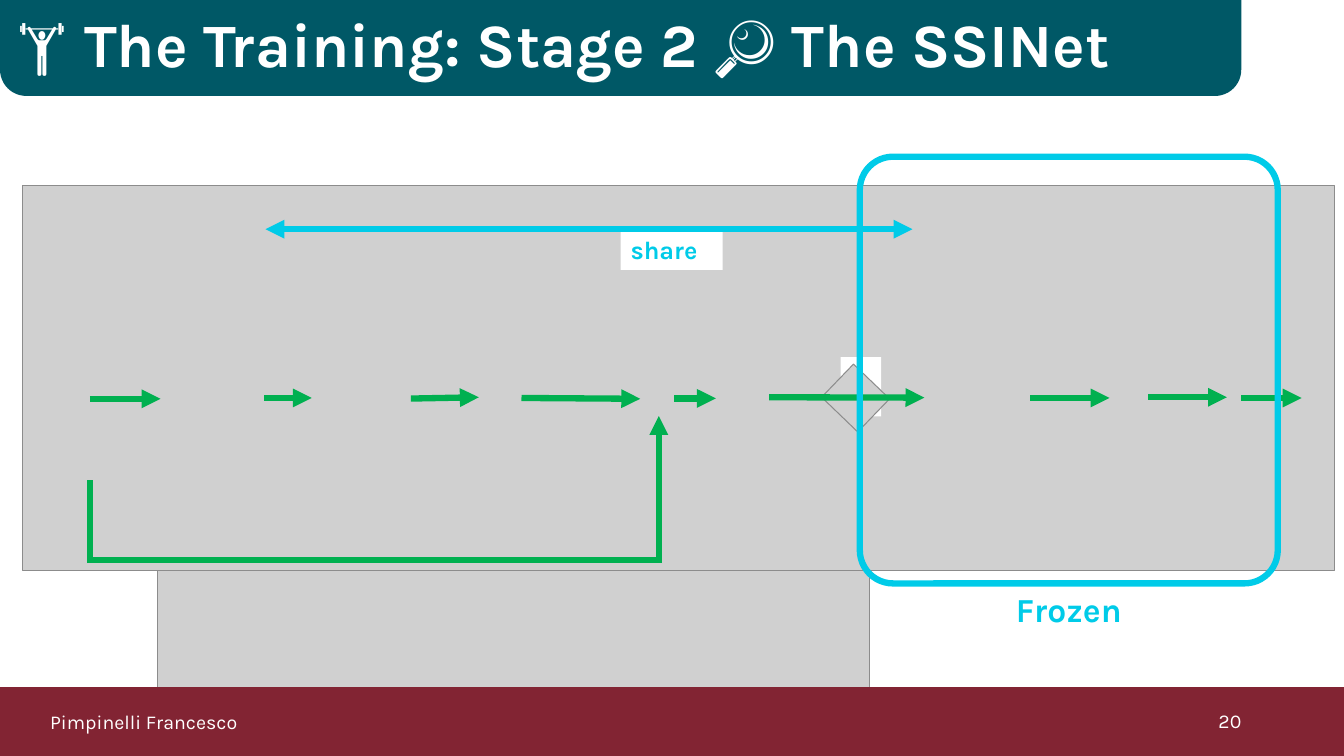
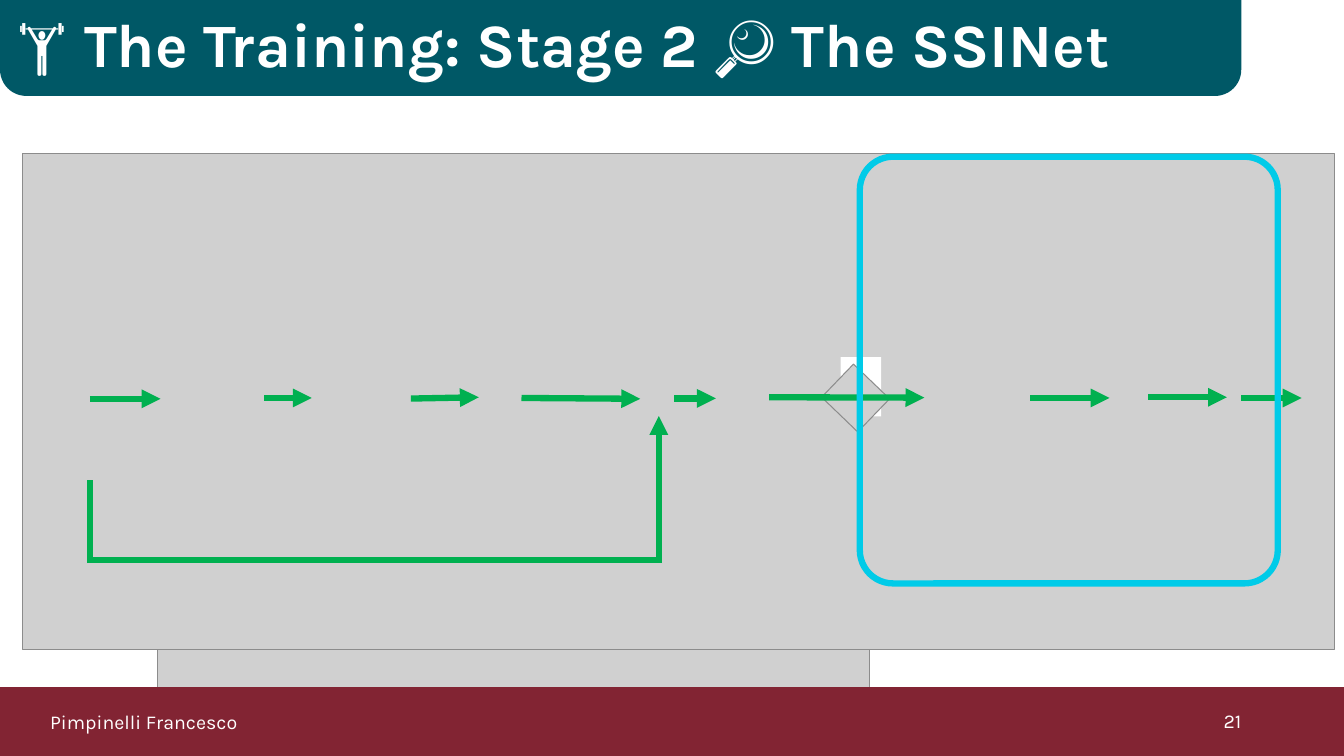
Before and after one commit to Pimpi7/Molecular-SSINet, a slide deck: slide 21 of Presentation.pptx (slide 20 before the commit). Drawn at 1344x756 pixels with LibreOffice and Linux fonts; fonts in the diff are those of the drawing; grey boxes stand for pictures; background and template pictures are left out. Boxes give left, top, right and bottom in pixels: in the first picture for what was removed or moved away, otherwise in the second. Text is boxed around its words. In the diff, an @@ line names an element or a change of style, - is before the commit and + after.

```diff
--- a/Presentation.pptx
+++ b/Presentation.pptx
@@ picture: place and size @@
-picture at (22,186,1335,571)
+picture at (22,154,1334,650)
@@ double arrow removed from (265, 229) to (912, 229) @@
@@ rectangle removed at (621,229,723,269) @@
-share
@@ text removed at (1016,600,1122,623) @@
-Frozen
@@ page number at (1224,715,1242,728): text changed @@
-20
+21
```
Also in this commit, not shown: 10 other slides changed, 3 slides added, 1 slide removed, 17 other files.
